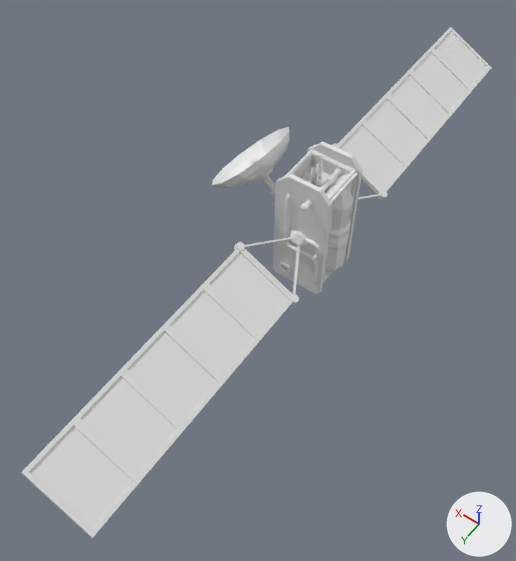
The Blender file assets/BlenderProjects/Satellite/Satellite.blend: old version first, new version second.
One viewpoint serves both versions: a camera (50 mm lens) standing at (-8.1, 14.7, 18.0) and looking at (0.8, 2.2, -1.7). The lights are fixed; the arrows at lower right show +X, +Y and +Z.

Script lines for the objects in view, before the commit:
```python
me_cube = bpy.data.meshes.new('Cube')
me_cube.from_pydata(...)  # 1396 vertices, 1266 faces; spans x -1.3..1.0, y -1.17..1.36, z -3.02..2.92
# faces by material slot: [1226, 40]
me_cube.materials.append(mat_material)  # white #e7e7e7
me_cube.materials.append(None)
me_cube_001 = bpy.data.meshes.new('Cube.001')
me_cube_001.from_pydata(...)  # 180 vertices, 174 faces; spans x -0.33..0.33, y 0.67..12.2, z -1.35..1.35
me_sphere = bpy.data.meshes.new('Sphere')
me_sphere.from_pydata(...)  # 205 vertices, 176 faces; spans x -1.64..1.64, y -1.64..1.64, z -3.8..-0.25
ob_cube = bpy.data.objects.new('Cube', me_cube)
ob_cube.location = (0.0, 0.0, 0.0)
ob_cube_001 = bpy.data.objects.new('Cube.001', me_cube_001)
ob_cube_001.location = (0.0, 0.0, 0.0)
ob_cube_001.rotation_euler = (0.0, 1.089, 0.0)  # degrees (0, 62, 0)
_m = ob_cube_001.modifiers.new('Mirror', 'MIRROR')
_m.use_axis = (False, True, False)
ob_sphere = bpy.data.objects.new('Sphere', me_sphere)
ob_sphere.location = (2.89, 0.0, 1.63)
ob_sphere.rotation_euler = (0.0, 0.78, 0.0)  # degrees (0, 45, 0)
```
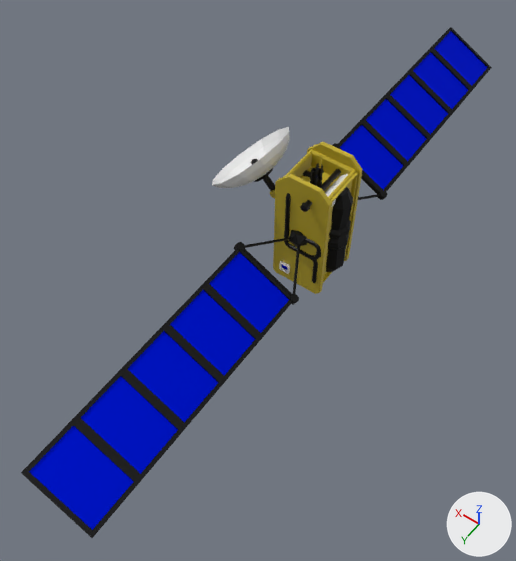
Boxes (x1, y1, x2, y2) around the edits, measured in the pictures (516 x 561 px):
part 1 of me_cube, recoloured (white to yellow): (277, 142, 363, 283) in both
part 2 of me_cube, recoloured (white to yellow): (273, 177, 353, 294) in both
part 3 of me_cube, recoloured: (345, 170, 362, 260) in both
part 4 of me_cube, recoloured (white to black): (284, 163, 353, 283) in both
part 5 of me_cube, recoloured: (303, 170, 324, 178) in both
part 6 of me_sphere, recoloured (white to black): (251, 159, 275, 191) in both
part 7 of me_cube_001, recoloured (white to blue): (29, 31, 487, 530) in both
part 8 of me_cube_001, recoloured (white to black): (21, 27, 492, 538) in both

Edits to the bpy script that builds the scene:
```text
Add mat_solarpanels:
    mat_solarpanels = principled_material('SolarPanels')
    mat_solarpanels.base_color = (0.0, 0.0136, 0.8)  # blue #001fe7
    mat_solarpanels.metallic = 1.0
    mat_solarpanels.roughness = 0.714
Add mat_hardsteel:
    mat_hardsteel = principled_material('HardSteel')
    mat_hardsteel.base_color = (0.0264, 0.0264, 0.0264)  # black #2d2d2d
    mat_hardsteel.metallic = 1.0
Add mat_clearplastic:
    mat_clearplastic = principled_material('ClearPlastic')
    mat_clearplastic.base_color = (0.8, 0.8, 0.8)  # white #e7e7e7
    mat_clearplastic.roughness = 0.381
Add mat_basecolor:
    mat_basecolor = principled_material('BaseColor')
    mat_basecolor.base_color = (0.527, 0.404, 0.021)  # yellow #c0aa28
Change me_cube:
    where me_cube.from_pydata(...)  # 1396 vertices, 1266 faces; spans x -1.3..1.0, y -1.17..1.36, z -3.02..2.92
    used by ob_cube; location = (0.0, 0.0, 0.0)
    me_cube part 1: 102 of the faces centred in x -0.95..1.0, y -0.92..0.92, z -2.49..2.92 switch from mat_material (white #e7e7e7) to mat_basecolor (yellow #c0aa28)
    me_cube part 2: 8 of the faces centred in x -1.0..0.0, y 0.0..1.0, z -0.11..0.0 switch from mat_material (white #e7e7e7) to mat_basecolor (yellow #c0aa28)
    me_cube part 3: 7 of the faces centred in x -1.0..0.0, y -1.0..-0.74, z -0.11..0.0 switch from mat_material (white #e7e7e7) to mat_basecolor (yellow #c0aa28)
    me_cube part 4: 982 of the faces centred in x -1.22..0.67, y -1.17..1.36, z -3.02..2.43 switch from mat_material (white #e7e7e7) to mat_hardsteel (black #2d2d2d)
    me_cube part 5: all 40 faces that had it switch from no material to mat_hardsteel (black #2d2d2d)
    add me_cube.materials.append(mat_clearplastic)  # white #e7e7e7
    add me_cube.materials.append(mat_solarpanels)  # blue #001fe7
Change me_sphere:
    where me_sphere.from_pydata(...)  # 205 vertices, 176 faces; spans x -1.64..1.64, y -1.64..1.64, z -3.8..-0.25
    used by ob_sphere; location = (2.89, 0.0, 1.63); rotation_euler = (0.0, 0.78, 0.0), in degrees (0, 45, 0)
    me_sphere part 6: 96 of the faces centred in x -0.71..0.38, y -0.38..0.38, z -1.94..-0.41 switch from no material to mat_hardsteel (black #2d2d2d)
    add me_sphere.materials.append(mat_basecolor)  # yellow #c0aa28
    add me_sphere.materials.append(mat_clearplastic)  # white #e7e7e7
Change me_cube_001:
    where me_cube_001.from_pydata(...)  # 180 vertices, 174 faces; spans x -0.33..0.33, y 0.67..12.2, z -1.35..1.35
    used by ob_cube_001; location = (0.0, 0.0, 0.0); rotation_euler = (0.0, 1.089, 0.0), in degrees (0, 62, 0)
    me_cube_001 part 7: all 10 faces centred in x -0.03..0.03, y 3.82..11.27, z 0.0 switch from no material to mat_solarpanels (blue #001fe7)
    me_cube_001 part 8: 164 of the faces centred in x -0.29..0.29, y 0.71..12.2, z -1.34..1.34 switch from no material to mat_hardsteel (black #2d2d2d)
```
